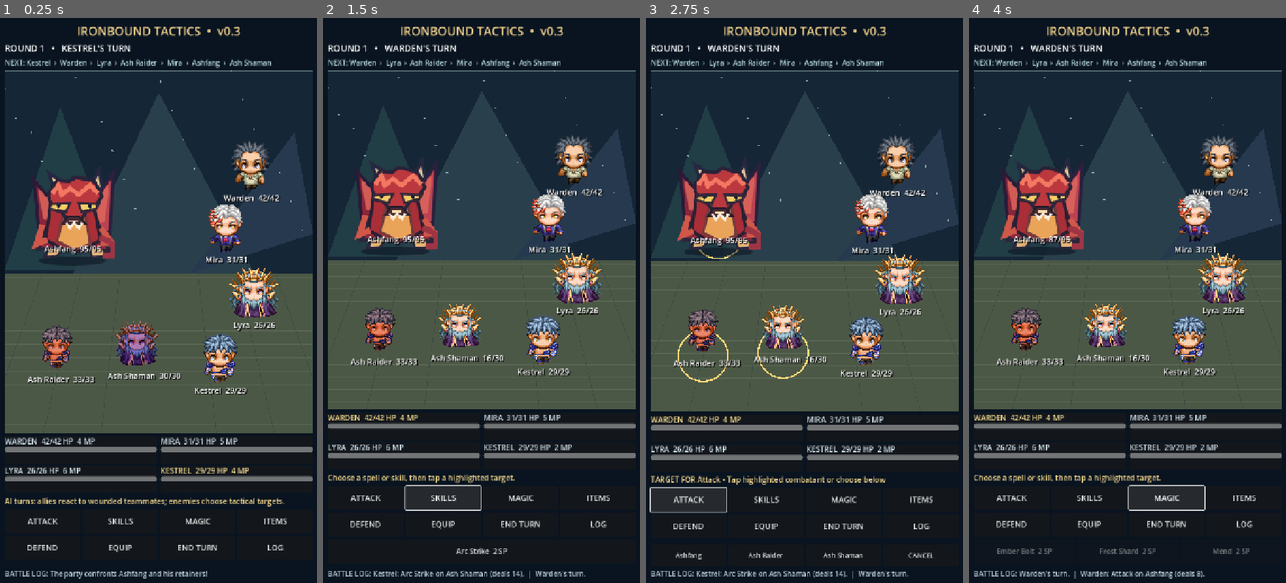
Above: before the commit, frames 1-4 (left to right).
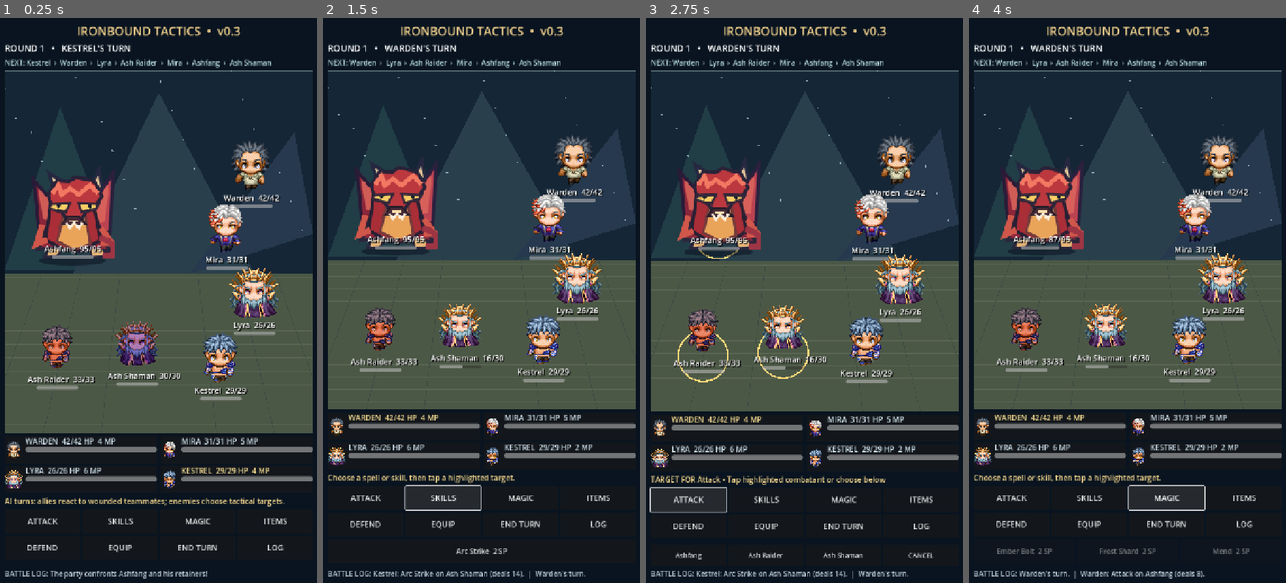
Above: after the commit, the same moments.

Repository: timnagytaxes-svg/android-test-apk
Game: Godot game, scene res://v03/battle_screen.tscn
Two runs of this game, one before a commit and one after it. Both use one fixed random seed, a clock stepped at 60 frames per second and the inputs below.
Inputs (mouse positions are in pixels of both pictures, inside the frame that each line leads up to):
- Up to frame 1 (0.25 s): no input
- Up to frame 2 (1.5 s): click "ATTACK" at 0.5 s; click "SKILLS" at 1.25 s
- Up to frame 3 (2.75 s): click "ATTACK" at 2 s
- Up to frame 4 (4 s): click (1041, 210) at 2.77 s; click "MAGIC" at 3.5 s

The runs differ from the first frame. In frame 1, 2.1% of the frame differs, in the area x 1-87%, y 33-84%; in frame 2, 2.0%; in frame 3, 2.0%; in frame 4, 1.9%.

Commit message:
Polish JRPG battle HUD with original party portraits and HP gauges

Diff:
--- a/godot/v03/battle_screen.gd
+++ b/godot/v03/battle_screen.gd
@@ -62,9 +62,28 @@
         panel.size_flags_horizontal = Control.SIZE_EXPAND_FILL
         panel.custom_minimum_size = Vector2(0,62)
         party_grid.add_child(panel)
+        var panel_row := HBoxContainer.new()
+        panel_row.add_theme_constant_override("separation",5)
+        panel.add_child(panel_row)
+        var portrait := TextureRect.new()
+        var atlas := AtlasTexture.new()
+        atlas.atlas = preload("res://v03/assets/party.png")
+        var portrait_row: int = 0
+        match id:
+            "mira": portrait_row = 1
+            "lyra": portrait_row = 3
+            "kestrel": portrait_row = 2
+        atlas.region = Rect2(0, portrait_row*48, 48, 48)
+        portrait.texture = atlas
+        portrait.custom_minimum_size = Vector2(42,42)
+        portrait.expand_mode = TextureRect.EXPAND_IGNORE_SIZE
+        portrait.stretch_mode = TextureRect.STRETCH_KEEP_ASPECT_CENTERED
+        portrait.texture_filter = CanvasItem.TEXTURE_FILTER_NEAREST
+        panel_row.add_child(portrait)
         var panel_col := VBoxContainer.new()
+        panel_col.size_flags_horizontal = Control.SIZE_EXPAND_FILL
         panel_col.add_theme_constant_override("separation",1)
-        panel.add_child(panel_col)
+        panel_row.add_child(panel_col)
         var name_line := _label("",17,Color("#d5e6f5"))
         panel_col.add_child(name_line)
         var hpbar := ProgressBar.new()
--- a/godot/v03/presentation/stage.gd
+++ b/godot/v03/presentation/stage.gd
@@ -10,6 +10,7 @@
 var sprites: Dictionary = {}
 var hotspots: Dictionary = {}
 var nameplates: Dictionary = {}
+var bars: Dictionary = {}
 var positions: Dictionary = {}
 var selectable: Array[String] = []
 var _events: Array[Dictionary] = []
@@ -53,6 +54,11 @@
         label.horizontal_alignment = HORIZONTAL_ALIGNMENT_CENTER
         add_child(label)
         nameplates[id] = label
+        var health_bar := ProgressBar.new()
+        health_bar.show_percentage = false
+        health_bar.custom_minimum_size = Vector2(95,8)
+        add_child(health_bar)
+        bars[id] = health_bar
         var hot := Button.new()
         hot.flat = true
         hot.mouse_filter = Control.MOUSE_FILTER_STOP
@@ -86,6 +92,9 @@
         var label: Label = nameplates[id]
         label.position = at+Vector2(-67,62)
         label.size = Vector2(134,28)
+        var bar: ProgressBar = bars[id]
+        bar.position = at+Vector2(-47,90)
+        bar.size = Vector2(95,8)
     queue_redraw()
 
 func _draw() -> void:
@@ -129,6 +138,9 @@
         if not sprites.has(id):
             continue
         nameplates[id].text = "%s  %d/%d" % [str(unit["name"]),int(unit["hp"]),int(unit["max_hp"])]
+        var health_bar: ProgressBar = bars[id]
+        health_bar.max_value = float(unit["max_hp"])
+        health_bar.value = float(unit["hp"])
         var sprite: Sprite2D = sprites[id]
         if int(unit["hp"]) <= 0:
             sprite.modulate.a = 0.28
